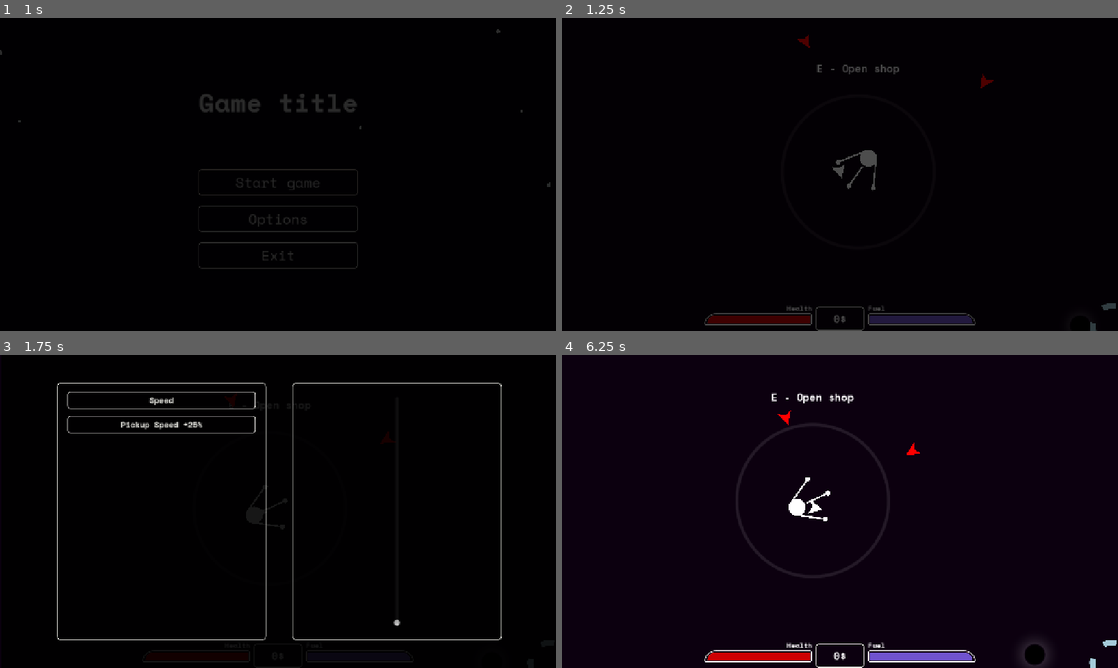
Above: before the commit, frames 1-4 (two rows, left to right).
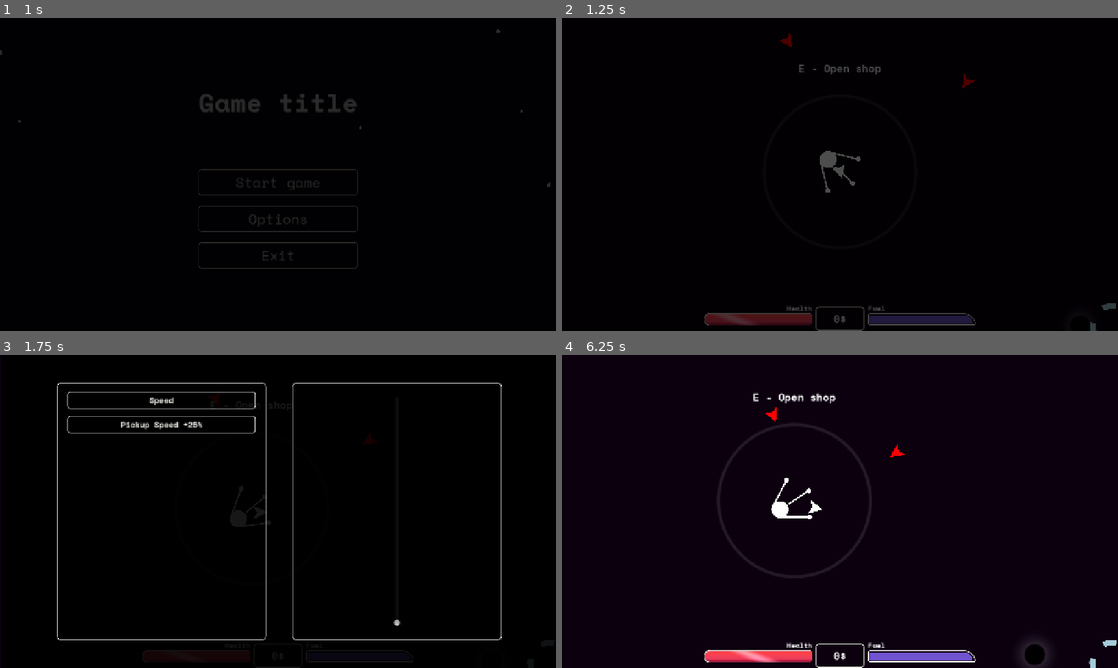
Above: after the commit, the same moments.

Repository: kokiheey/game-jam-repo
Game: Godot game, scene res://Scenes/main_menu.tscn
Same seed, same stepped clock (60 frames per second), same inputs: the game is played once before the commit and once after it.
Inputs (mouse positions are in pixels of both pictures, inside the frame that each line leads up to):
- Up to frame 1 (1 s): click "Start game" at 0.5 s
- Up to frame 2 (1.25 s): no input
- Up to frame 3 (1.75 s): move the mouse to (400, 495) at 1.27 s; hold W (moveForward) from 1.28 s (still down); click (400, 495) at 1.42 s; tap E (openShop) at 1.52 s
- Up to frame 4 (6.25 s): release W (moveForward) at 2 s; click "Speed" at 2 s; click "Pickup Speed +25%" at 2.75 s; tap Enter at 3.5, 5 s; drag from (728, 527) to (945, 442) at 3.52 s; tap Space at 4.25, 5.75 s; move the mouse to (895, 442) at 4.27 s; hold W (moveForward) 4.28-5 s; drag from (812, 574) to (945, 439) at 5.02 s; move the mouse to (1006, 558) at 5.77 s; tap E (openShop) at 6.02 s

Frame 1 is identical in both runs. In frame 2, 1.3% of the frame differs, in the area x 25-78%, y 4-99%; in frame 3, less than 0.1%; in frame 4, 2.5%, in the area x 25-65%, y 12-99%.

Commit message:
Add health shader

Diff:
--- /dev/null
+++ b/gmtk2026/Assets/Shaders/health_bar.gdshader
@@ -0,0 +1,78 @@
+shader_type canvas_item;
+
+uniform float health_percent : hint_range(0.0, 1.0) = 1.0;
+
+uniform vec4 fill_top    : source_color = vec4(0.55, 0.95, 0.25, 1.0);
+uniform vec4 fill_bottom : source_color = vec4(0.10, 0.45, 0.05, 1.0);
+uniform vec4 bg_color    : source_color = vec4(0.04, 0.04, 0.04, 1.0);
+uniform vec4 border_gold : source_color = vec4(0.75, 0.62, 0.28, 1.0);
+uniform float sheen_speed : hint_range(0.0, 5.0) = 0.6;
+uniform float sheen_width : hint_range(0.0, 1.0) = 0.15;
+uniform float sheen_skew : hint_range(0.0, 1.0) = 0.3;
+uniform vec2 rect_size = vec2(300.0, 34.0);
+uniform float border_thickness : hint_range(0.0, 10.0) = 2.5;
+uniform float corner_radius : hint_range(0.0, 40.0) = 10.0;
+
+// r = vec4(topRight, bottomRight, bottomLeft, topLeft)
+float roundedBoxSDF(vec2 p, vec2 b, vec4 r) {
+	r.xy = (p.x > 0.0) ? r.xy : r.zw;
+	r.x  = (p.y > 0.0) ? r.x  : r.y;
+	vec2 q = abs(p) - b + r.x;
+	return min(max(q.x, q.y), 0.0) + length(max(q, 0.0)) - r.x;
+}
+
+void fragment() {
+	vec2 p = (UV - 0.5) * rect_size;
+	vec2 halfSize = rect_size * 0.5;
+
+	// left side rounded (top-left, bottom-left), right side hard
+	vec4 outerRadii = vec4(0.0, 0.0, corner_radius, corner_radius);
+	vec4 innerRadii = vec4(0.0, 0.0, max(corner_radius - border_thickness, 0.0), max(corner_radius - border_thickness, 0.0));
+
+	float outerDist = roundedBoxSDF(p, halfSize, outerRadii);
+	float innerDist = roundedBoxSDF(p, halfSize - border_thickness, innerRadii);
+
+	float outerMask = 1.0 - smoothstep(-1.0, 1.0, outerDist);
+	float innerMask = 1.0 - smoothstep(-1.0, 1.0, innerDist);
+	float borderMask = clamp(outerMask - innerMask, 0.0, 1.0);
+
+	vec3 col = bg_color.rgb;
+
+	float vGrad = UV.y;
+	vec3 fillCol = mix(fill_top.rgb, fill_bottom.rgb, vGrad);
+
+	float emptyEdge = 1.0 - health_percent;
+
+	// smooth, one-pixel-wide transition instead of a hard step — kills aliasing
+	float aa = fwidth(UV.x);
+	float filled = smoothstep(emptyEdge - aa, emptyEdge + aa, UV.x);
+
+	col = mix(col, fillCol, filled * innerMask);
+
+	float sheen = smoothstep(0.0, 0.35, 1.0 - UV.y) * 0.25;
+	col += sheen * filled * innerMask;
+
+	float diag = UV.x - UV.y * sheen_skew;
+	float diagRange = 1.0 + sheen_skew;
+
+	float sweepPos = fract(TIME * sheen_speed) * diagRange - sheen_skew;
+
+	float sweep = 0.0;
+	sweep = max(sweep, smoothstep(sheen_width, 0.0, abs(diag - sweepPos)));
+	sweep = max(sweep, smoothstep(sheen_width, 0.0, abs(diag - (sweepPos - diagRange))));
+	sweep = max(sweep, smoothstep(sheen_width, 0.0, abs(diag - (sweepPos + diagRange))));
+
+	col += sweep * 0.35 * filled * innerMask;
+
+	float bottomShadow = smoothstep(0.7, 1.0, UV.y) * 0.15;
+	col -= bottomShadow * filled * innerMask;
+
+	col = mix(col, border_gold.rgb, borderMask);
+
+	float finalAlpha = outerMask;
+
+	float bgAreaMask = innerMask * (1.0 - filled);
+	finalAlpha -= bgAreaMask * (1.0 - bg_color.a);
+
+	COLOR = vec4(col, finalAlpha);
+}
--- a/gmtk2026/Scenes/Player.tscn
+++ b/gmtk2026/Scenes/Player.tscn
@@ -7,7 +7,6 @@
 [ext_resource type="Script" uid="uid://djigywybiqud1" path="res://Scripts/hurtbox_component.gd" id="5_nn08x"]
 
 [node name="Player" type="CharacterBody2D" unique_id=1991330775 node_paths=PackedStringArray("gravComponent", "HealthComp")]
-position = Vector2(-42, 0)
 script = ExtResource("1_kyqiw")
 gravComponent = NodePath("GravityComponent")
 HealthComp = NodePath("HealthComponent")
--- a/gmtk2026/Scenes/game_ui.tscn
+++ b/gmtk2026/Scenes/game_ui.tscn
@@ -3,9 +3,8 @@
 [ext_resource type="Script" uid="uid://dcmaqwfi2hp44" path="res://Scripts/game_ui.gd" id="1_gek4i"]
 [ext_resource type="Theme" uid="uid://cojmyrq6m3711" path="res://Textures/DefaultTheme.tres" id="2_xjnnq"]
 [ext_resource type="StyleBox" uid="uid://bne1cq6fgt7be" path="res://Textures/PanelBorder.tres" id="3_x63ue"]
-[ext_resource type="StyleBox" uid="uid://bnfu15j5j2kth" path="res://Textures/healthBarBackground.tres" id="4_gjn1n"]
+[ext_resource type="Shader" uid="uid://d3ntil31ba3vh" path="res://Assets/Shaders/health_bar.gdshader" id="4_3t1kc"]
 [ext_resource type="Texture2D" uid="uid://ciiwr0v3n2yla" path="res://Assets/Icons/gas-pump.svg" id="4_x63ue"]
-[ext_resource type="StyleBox" uid="uid://cun3k5sgwpg1s" path="res://Textures/healthBarFill.tres" id="5_1t2s1"]
 
 [sub_resource type="StyleBoxFlat" id="StyleBoxFlat_3t1kc"]
 bg_color = Color(0.39875868, 0, 0, 0)
@@ -29,6 +28,20 @@
 corner_radius_top_left = 6
 corner_radius_top_right = 100
 corner_radius_bottom_left = 6
+
+[sub_resource type="ShaderMaterial" id="ShaderMaterial_ratl1"]
+shader = ExtResource("4_3t1kc")
+shader_parameter/health_percent = 1.0
+shader_parameter/fill_top = Color(0.8, 0, 0, 1)
+shader_parameter/fill_bottom = Color(0.6100741, 0, 0.17938125, 1)
+shader_parameter/bg_color = Color(0.1469025, 0.15713355, 0.16009033, 0)
+shader_parameter/border_gold = Color(1, 1, 1, 1)
+shader_parameter/sheen_speed = 0.270000012825
+shader_parameter/sheen_width = 0.15
+shader_parameter/sheen_skew = 0.3
+shader_parameter/rect_size = Vector2(300, 34)
+shader_parameter/border_thickness = 2.494000118465
+shader_parameter/corner_radius = 18.106000860035
 
 [node name="GameUI" type="Control" unique_id=1239942877]
 layout_mode = 3
@@ -85,13 +98,12 @@
 show_percentage = false
 
 [node name="HealthBar" type="ProgressBar" parent="." unique_id=550258906]
+material = SubResource("ShaderMaterial_ratl1")
 layout_mode = 0
 offset_left = 328.0
 offset_top = 680.0
 offset_right = 576.0
 offset_bottom = 707.0
-theme_override_styles/background = ExtResource("4_gjn1n")
-theme_override_styles/fill = ExtResource("5_1t2s1")
 value = 100.0
 fill_mode = 1
 show_percentage = false
--- a/gmtk2026/Scripts/game_ui.gd
+++ b/gmtk2026/Scripts/game_ui.gd
@@ -11,4 +11,5 @@
 	FUEL_BAR.value = fuel / maxFuel * 100
 
 func update_health(maxHealth : float, health : float) -> void:
-	HEALTH_BAR.value = health / maxHealth * 100
+	#HEALTH_BAR.value = health / maxHealth * 100
+	HEALTH_BAR.material.set_shader_parameter("health_percent", health / maxHealth)
Not shown, added: gmtk2026/Assets/Shaders/health_bar.gdshader.uid
